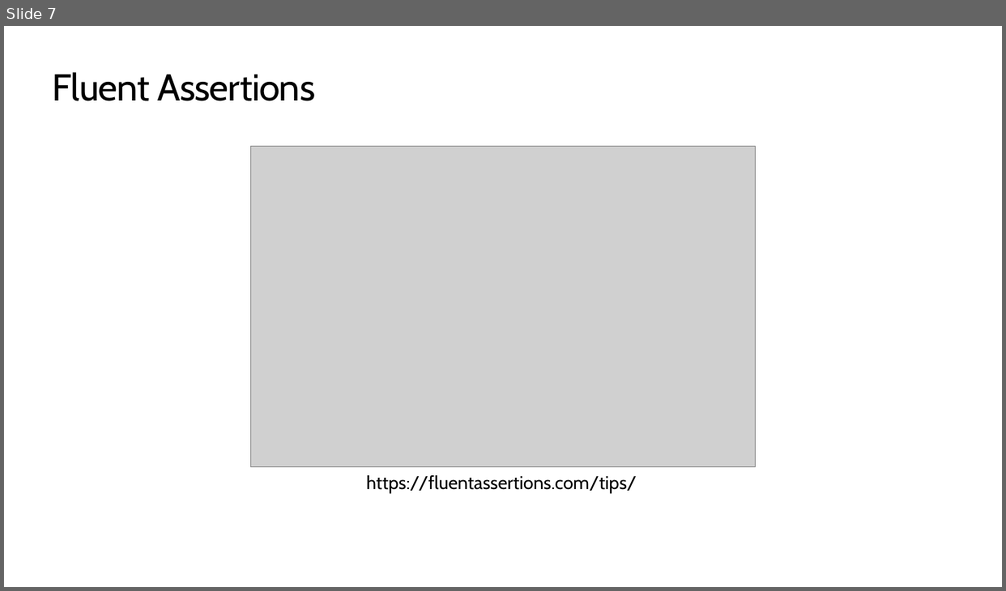
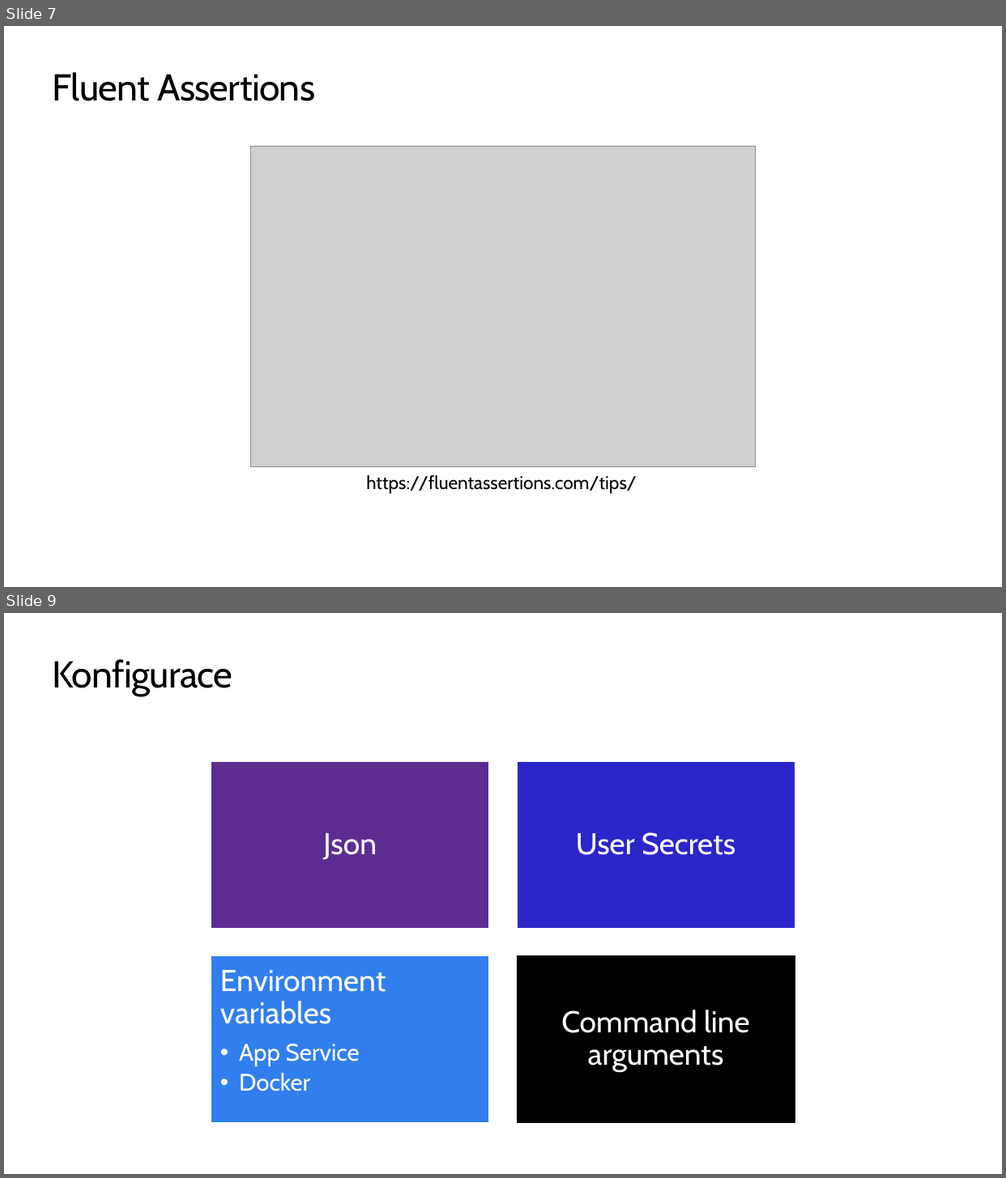
Before and after one commit to skalahonza/VACD2020, a slide deck: slides/Presentation.pptx. Shown one above the other, each under a label of ours: slide 7 before the commit, slides 7 and 9 after it; the slides between them are not shown. The pictures are 1006x591 and 1006x1178 pixels, drawn with LibreOffice and Linux fonts; fonts in the diff are those of the drawing; grey boxes stand for pictures; background and template pictures are left out. Boxes give left, top, right and bottom in pixels: in the first picture for what was removed or moved away, otherwise in the second. Text is boxed around its words. In the diff, an @@ line names an element or a change of style, - is before the commit and + after.

```diff
--- a/slides/Presentation.pptx
+++ b/slides/Presentation.pptx
@@ slide 9 added at <box>4,613,1002,1174</box>, background #FFFFFF @@
@@ title added at <box>52,659,232,696</box>, 36 pt, text #000000 @@
+Konfigurace
@@ group added at <box>211,762,795,1123</box>: 4 rectangles, 4 texts @@
+Json
+User Secrets
+Environment variables
+  • App Service
+  • Docker
+Command line arguments
```
Also in this commit, not shown: 10 slides changed, 5 other slides added.
